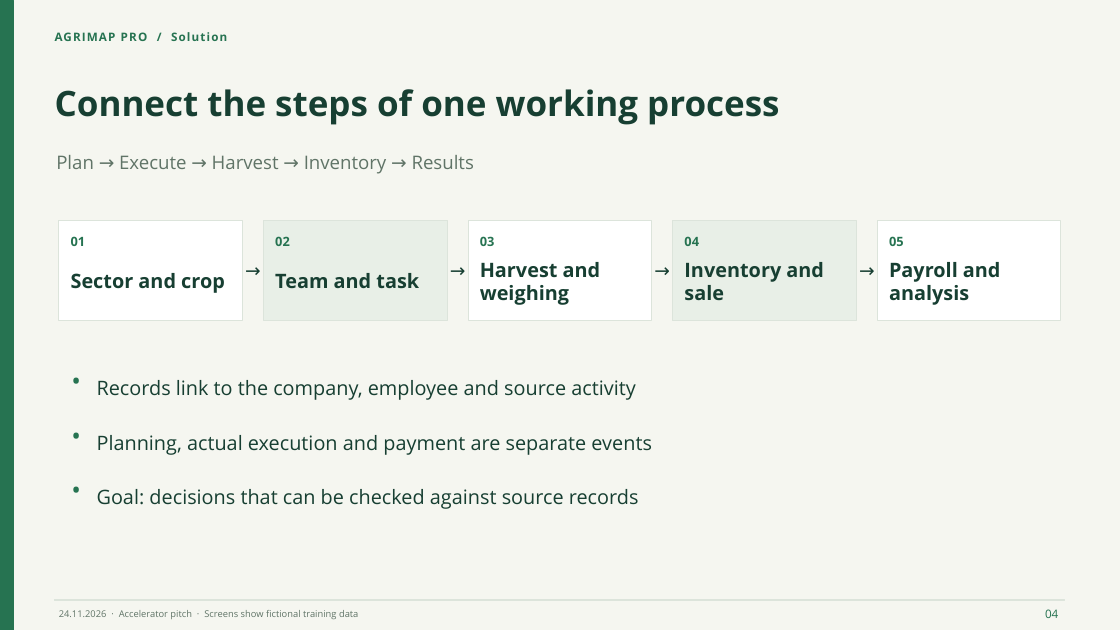
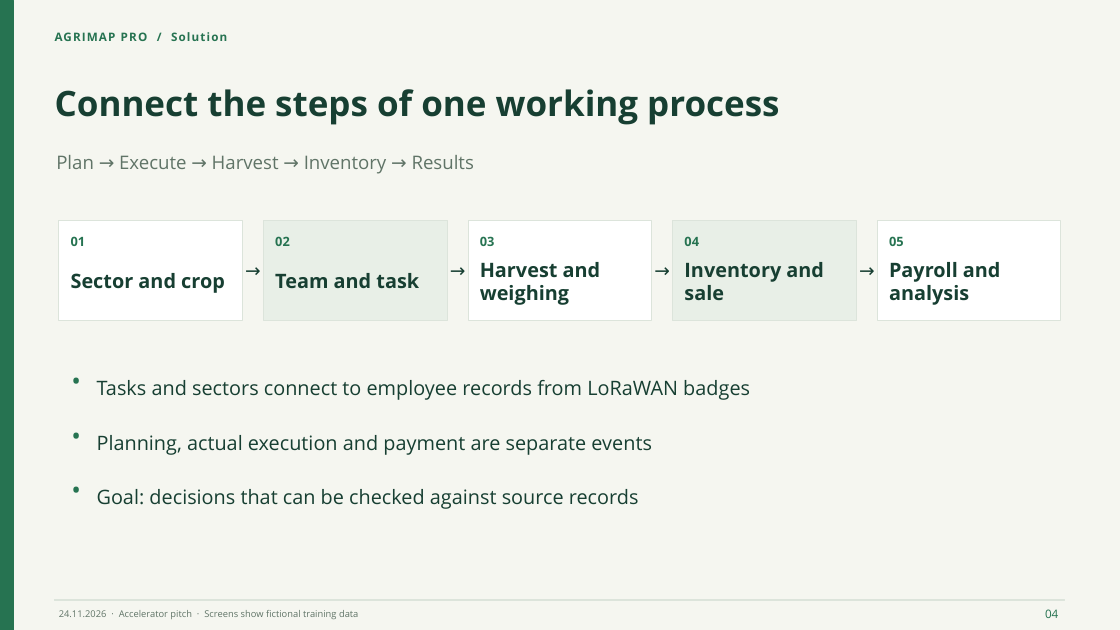
Before and after one commit to nishno/arimap-pro, a slide deck: slide 4 of documents/presentations/accelerator-en/AgriMap-Pro-Accelerator-Pitch-en.pptx. Drawn at 1120x630 pixels with LibreOffice and Linux fonts; fonts in the diff are those of the drawing. Boxes give left, top, right and bottom in pixels: in the first picture for what was removed or moved away, otherwise in the second. Text is boxed around its words. In the diff, an @@ line names an element or a change of style, - is before the commit and + after.

Commit message:
Connect LoRaWAN badge tracking to the workforce and payroll pitch

```diff
--- a/documents/presentations/accelerator-en/AgriMap-Pro-Accelerator-Pitch-en.pptx
+++ b/documents/presentations/accelerator-en/AgriMap-Pro-Accelerator-Pitch-en.pptx
@@ text at (x1=97, y1=380, x2=750, y2=400): text changed @@
-Records link to the company, employee and source activity
+Tasks and sectors connect to employee records from LoRaWAN badges
```
Also in this commit, not shown: 2 other slides changed, 12 other files.
